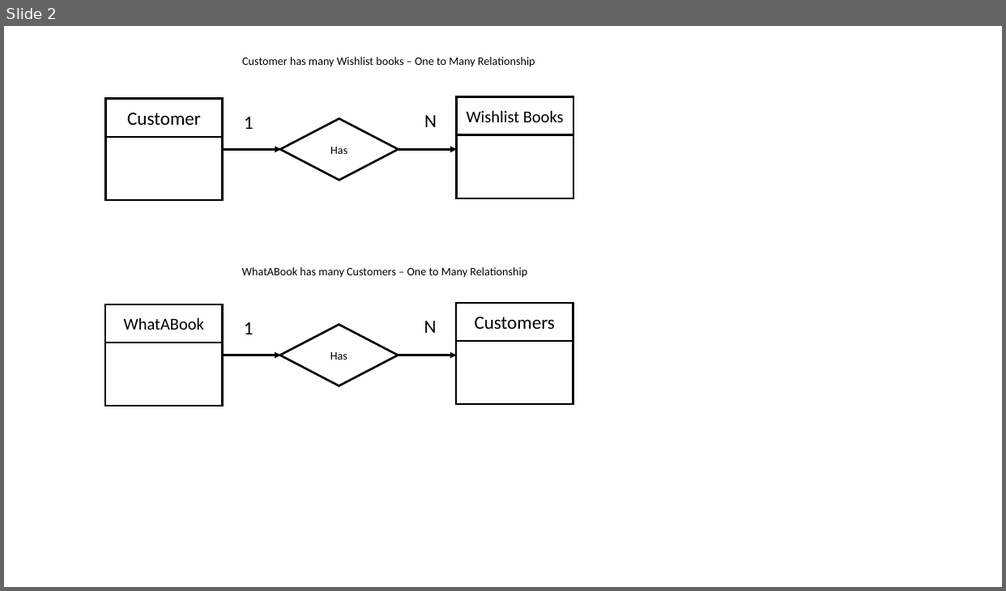
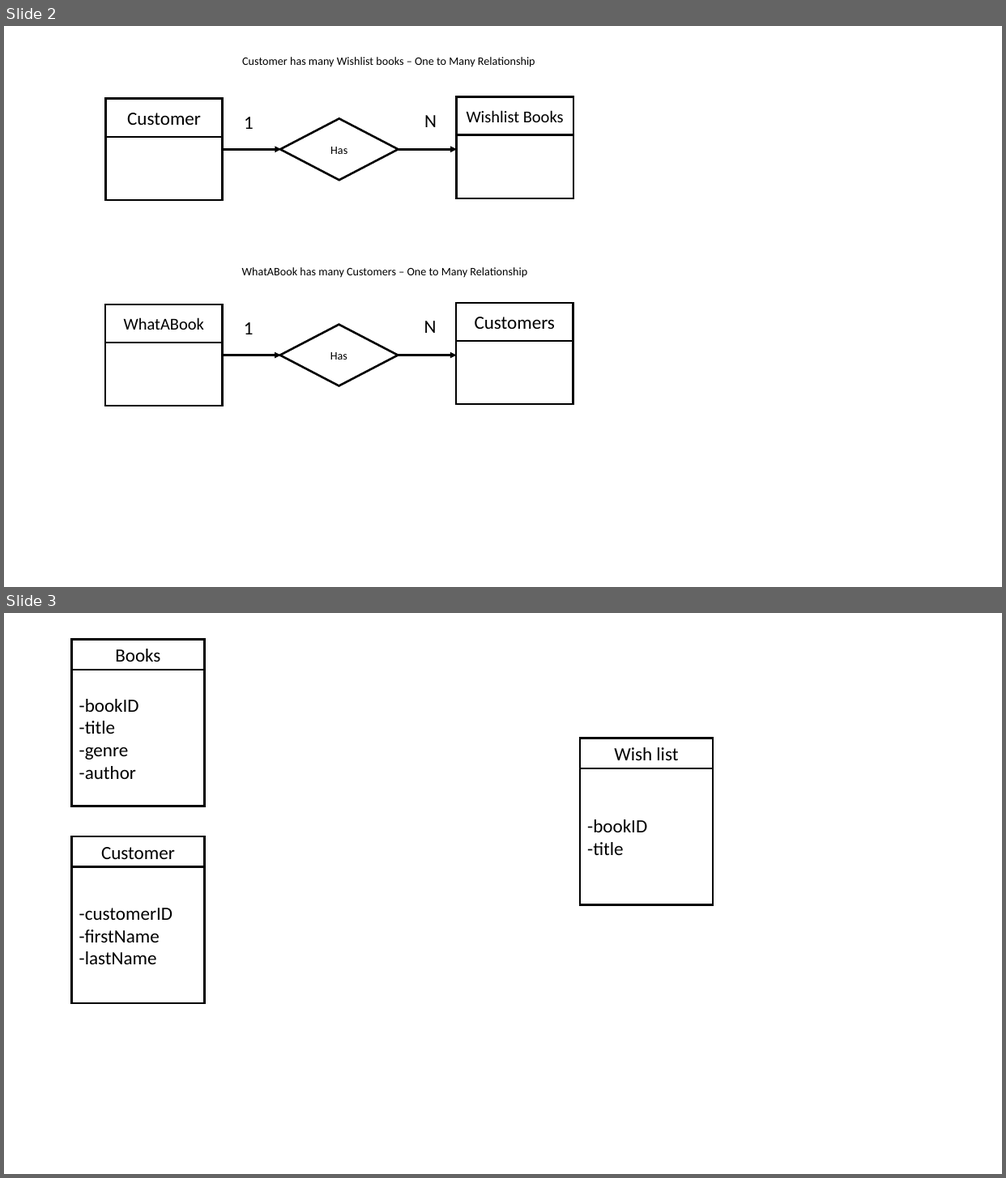
Before and after one commit to pcuauronava/web-335, a slide deck: week-7/What-A-Book Project - Business Rules.pptx. Shown one above the other, each under a label of ours: slide 2 before the commit, slides 2 and 3 after it. The pictures are 1006x591 and 1006x1178 pixels, drawn with LibreOffice and Linux fonts; fonts in the diff are those of the drawing. Boxes give left, top, right and bottom in pixels: in the first picture for what was removed or moved away, otherwise in the second. Text is boxed around its words. In the diff, an @@ line names an element or a change of style, - is before the commit and + after.

```diff
--- a/week-7/What-A-Book Project - Business Rules.pptx
+++ b/week-7/What-A-Book Project - Business Rules.pptx
@@ slide 3 added at (4, 613, 1002, 1174), background #FFFFFF @@
@@ rectangle added at (72, 639, 205, 670), outline #000000 2 pt, 18 pt, text #000000 @@
+Books
@@ rectangle added at (72, 670, 205, 806), outline #000000 2 pt, 18 pt, text #000000 @@
+-bookID
+-title
+-genre
+-author
@@ rectangle added at (581, 738, 713, 769), outline #000000 2 pt, 18 pt, text #000000 @@
+Wish list
@@ rectangle added at (581, 769, 713, 905), outline #000000 2 pt, 18 pt, text #000000 @@
+-bookID
+-title
@@ rectangle added at (72, 837, 205, 867), outline #000000 2 pt, 18 pt, text #000000 @@
+Customer
@@ rectangle added at (72, 867, 205, 1003), outline #000000 2 pt, 18 pt, text #000000 @@
+-customerID
+-firstName
+-lastName
```
Also in this commit, not shown: 2 other slides added, 1 other file.
